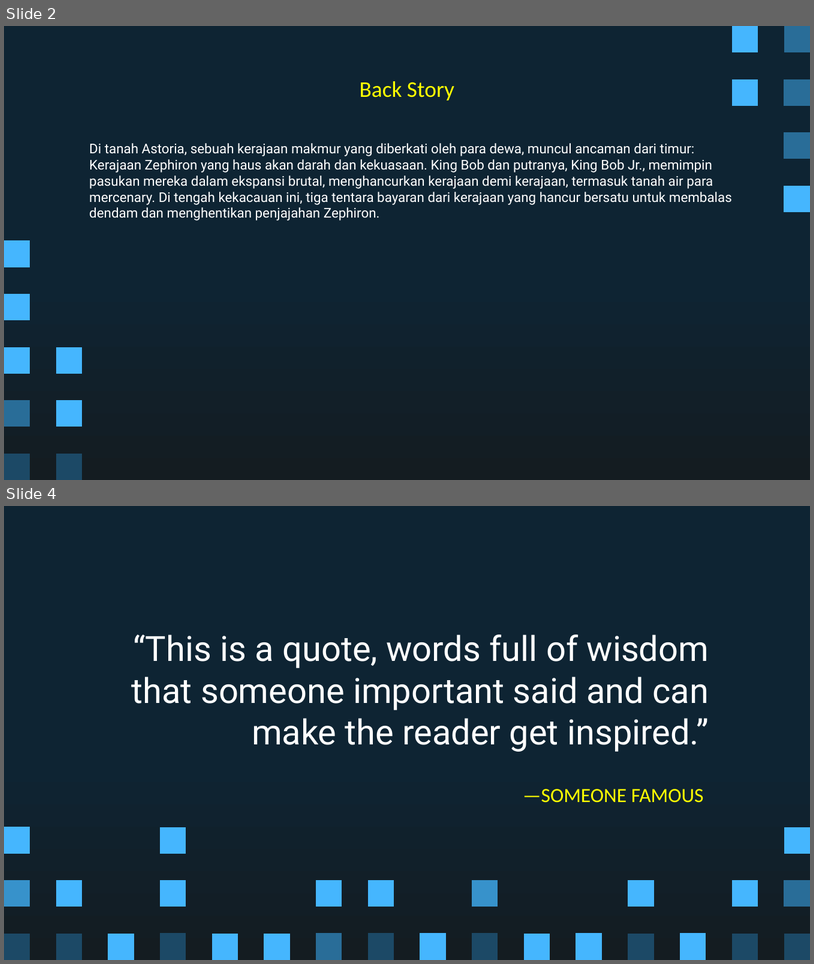
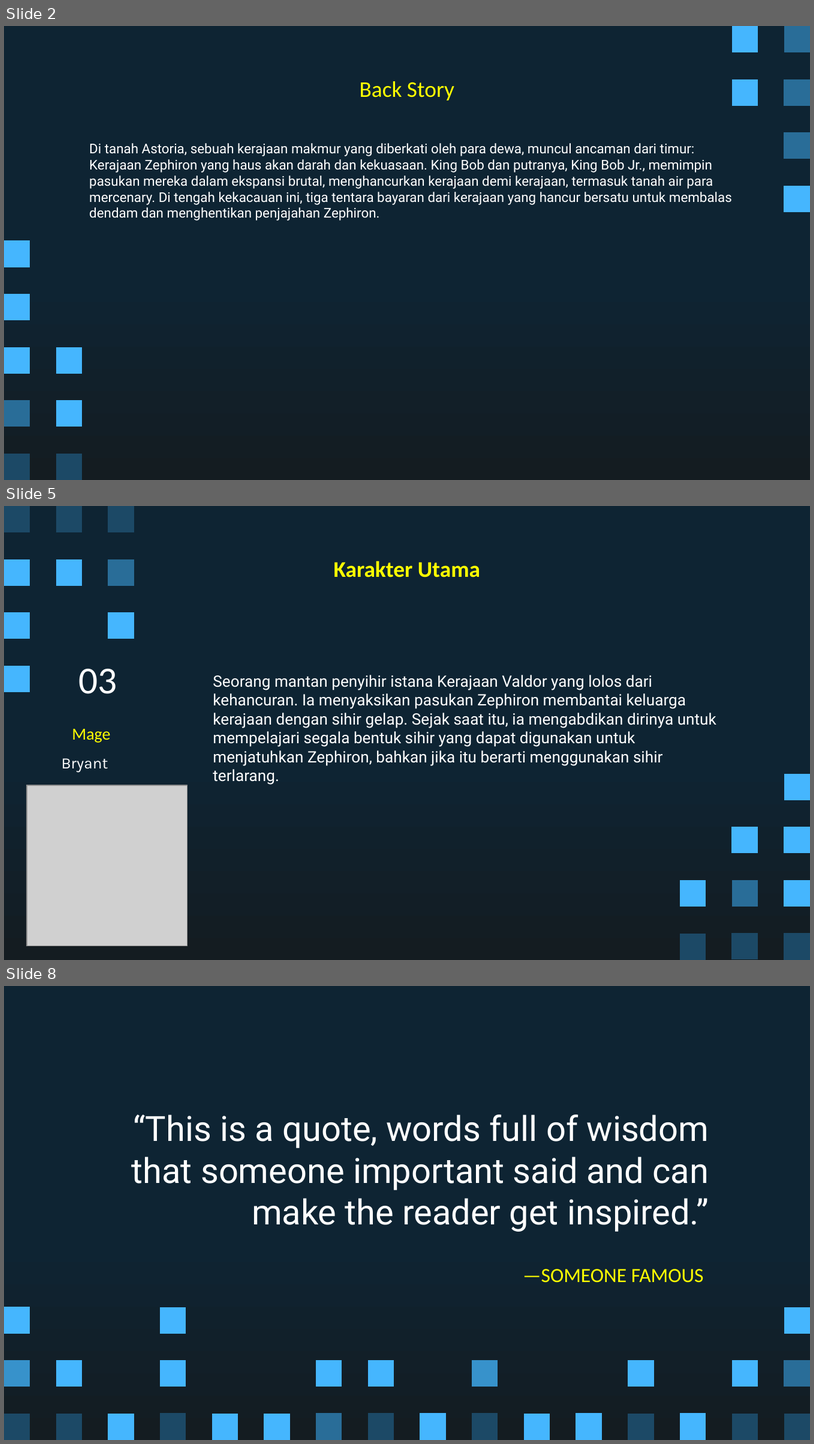
Before and after one commit to Ricardhad/gameProgProject, a slide deck: Super Pixel Vintage Gaming by Slidesgo.pptx. Shown one above the other, each under a label of ours: slides 2 and 4 before the commit, slides 2, 5 and 8 after it; the slides between them are not shown. The pictures are 814x964 and 814x1444 pixels, drawn with LibreOffice and Linux fonts; fonts in the diff are those of the drawing; grey boxes stand for pictures. Boxes give left, top, right and bottom in pixels: in the first picture for what was removed or moved away, otherwise in the second. Text is boxed around its words. In the diff, an @@ line names an element or a change of style, - is before the commit and + after.

```diff
--- a/Super Pixel Vintage Gaming by Slidesgo.pptx
+++ b/Super Pixel Vintage Gaming by Slidesgo.pptx
@@ slide 5 added at <box>4,506,810,960</box>, background gradient #0E2433 to #141C21 @@
@@ freeform shape added at <box>4,506,30,532</box>, fill #1C4966 @@
@@ freeform shape added at <box>56,506,82,532</box>, fill #1C4966 @@
@@ freeform shape added at <box>108,506,134,532</box>, fill #1C4966 @@
@@ freeform shape added at <box>4,559,30,586</box>, fill #45B6FE @@
@@ freeform shape added at <box>56,559,81,586</box>, fill #45B6FE @@
@@ freeform shape added at <box>108,559,134,586</box>, fill #296D98 @@
@@ title added at <box>334,561,480,577</box>, 20 pt, text #FFFF00, bold @@
+Karakter Utama
@@ freeform shape added at <box>4,612,30,639</box>, fill #45B6FE @@
@@ freeform shape added at <box>108,612,134,639</box>, fill #45B6FE @@
@@ freeform shape added at <box>4,666,30,692</box>, fill #45B6FE @@
@@ title added at <box>78,669,117,694</box>, 34 pt, text #FFFFFF @@
+03
@@ subtitle added at <box>213,675,717,784</box>, 14 pt, text #FFFFFF @@
+Seorang mantan penyihir istana Kerajaan Valdor yang lolos dari kehancuran. Ia menyaksikan pasukan Zephiron membantai keluarga kerajaan dengan sihir gelap. Sejak saat itu, ia mengabdikan dirinya untuk mempelajari segala bentuk sihir yang dapat digunakan untuk menjatuhkan Zephiron, bahkan jika itu berarti menggunakan sihir terlarang.
@@ subtitle added at <box>72,729,110,742</box>, 15 pt, text #FFFF00 @@
+Mage
@@ text added at <box>62,758,108,772</box>, 14 pt, text #FFFFFF @@
+Bryant
@@ freeform shape added at <box>785,774,810,801</box>, fill #45B6FE @@
@@ picture added at <box>27,785,184,945</box> @@
@@ picture added at <box>27,785,187,945</box> @@
@@ freeform shape added at <box>732,826,758,853</box>, fill #45B6FE @@
@@ freeform shape added at <box>784,827,810,853</box>, fill #45B6FE @@
@@ freeform shape added at <box>680,879,705,906</box>, fill #45B6FE @@
@@ freeform shape added at <box>732,879,758,906</box>, fill #296D98 @@
@@ freeform shape added at <box>784,879,810,906</box>, fill #45B6FE @@
@@ freeform shape added at <box>680,933,705,960</box>, fill #1C4966 @@
@@ freeform shape added at <box>732,933,758,959</box>, fill #1C4966 @@
@@ freeform shape added at <box>784,933,810,959</box>, fill #1C4966 @@
@@ what was slide 4 is now slide 8 @@
```
Also in this commit, not shown: 4 other slides added, 2 slides removed, 1 other file.
